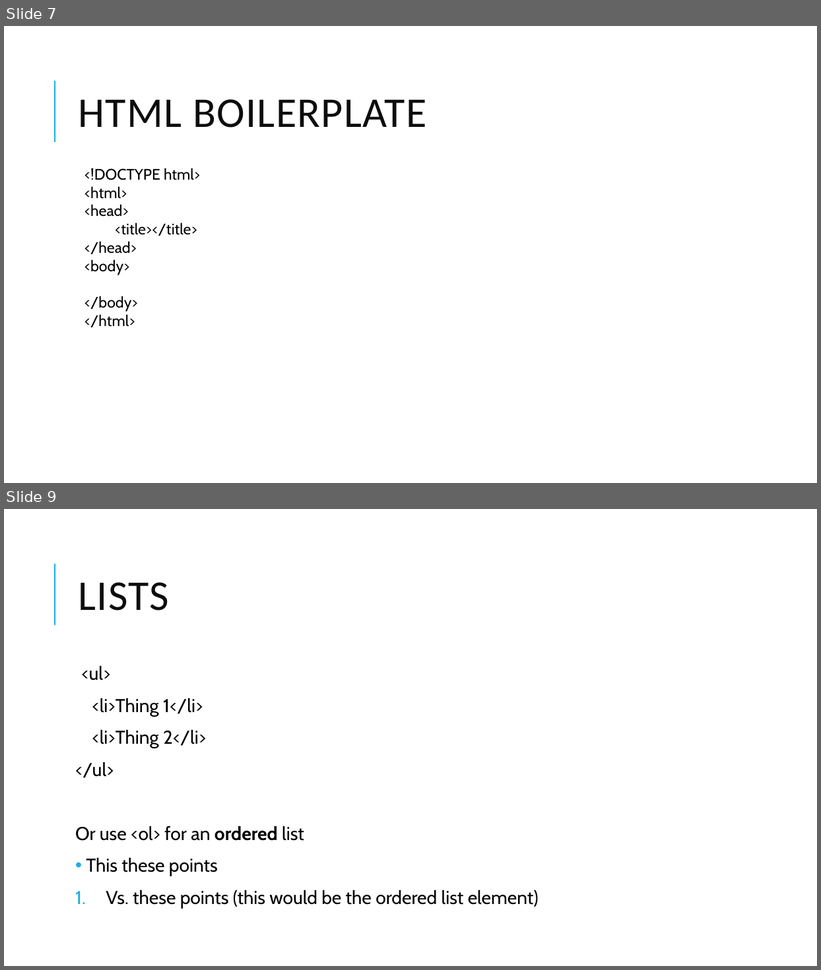
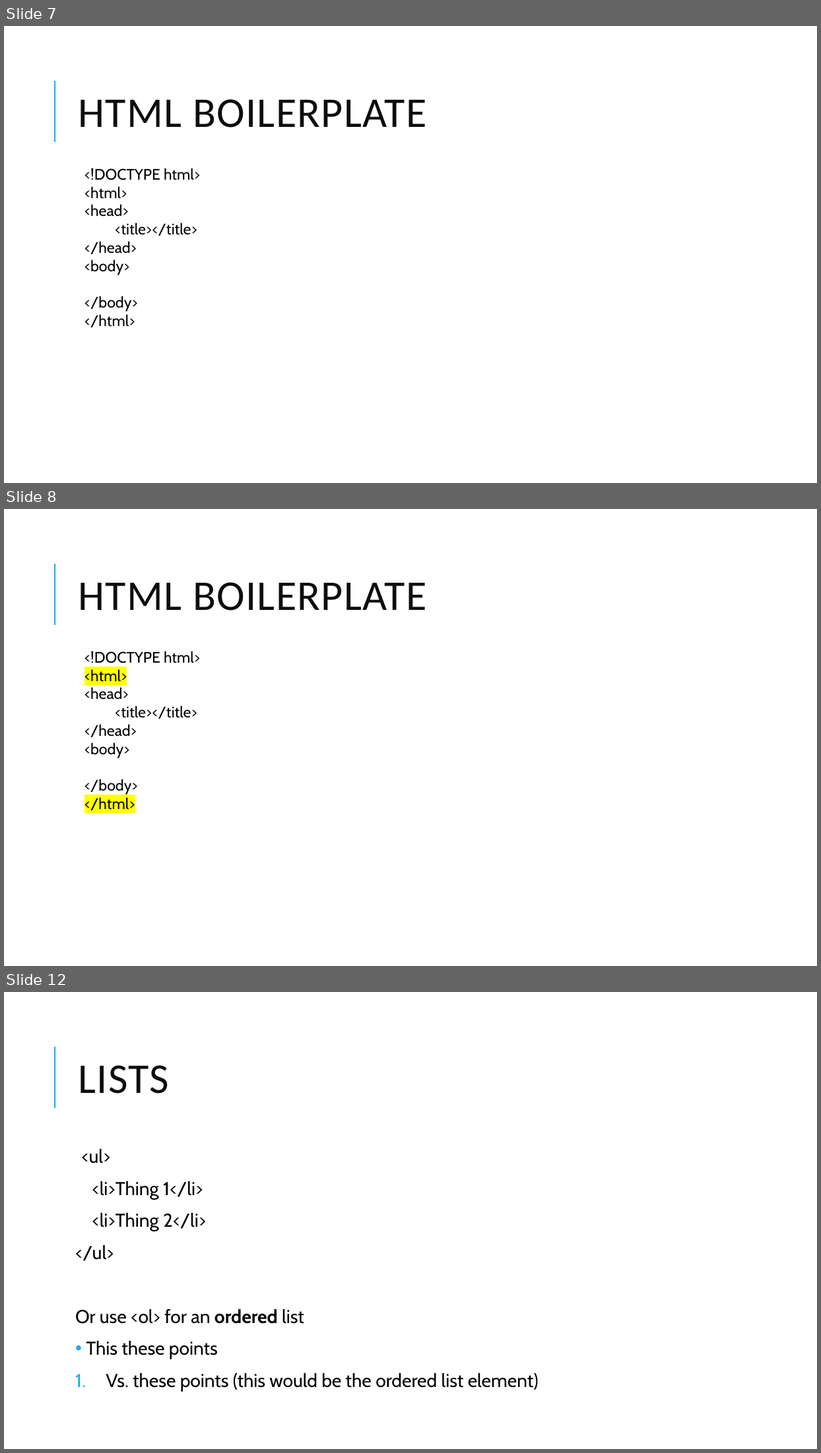
Before and after one commit to Will-Guthrie/HTML-Presentation, a slide deck: HTML and CSS.pptx. Shown one above the other, each under a label of ours: slides 7 and 9 before the commit, slides 7, 8 and 12 after it; the slides between them are not shown. The pictures are 821x970 and 821x1453 pixels, drawn with LibreOffice and Linux fonts; fonts in the diff are those of the drawing. Boxes give left, top, right and bottom in pixels: in the first picture for what was removed or moved away, otherwise in the second. Text is boxed around its words. In the diff, an @@ line names an element or a change of style, - is before the commit and + after.

```diff
--- a/HTML and CSS.pptx
+++ b/HTML and CSS.pptx
@@ slide 8 added at bbox=[4, 509, 817, 966], background #FFFFFF; not listed: 1 template element that a slide beside it also shows @@
@@ title added at bbox=[79, 582, 427, 611], 50 pt, text #0D0D0D @@
+HTML BOILERPLATE
@@ text added at bbox=[85, 651, 200, 811], 18 pt, text #000000 @@
+<!DOCTYPE html>
+<html>
+<head>
+<title></title>
+</head>
+<body>
+</body>
+</html>
@@ what was slide 9 is now slide 12 @@
```
Also in this commit, not shown: 3 slides changed, 4 other slides added, 1 other file.
